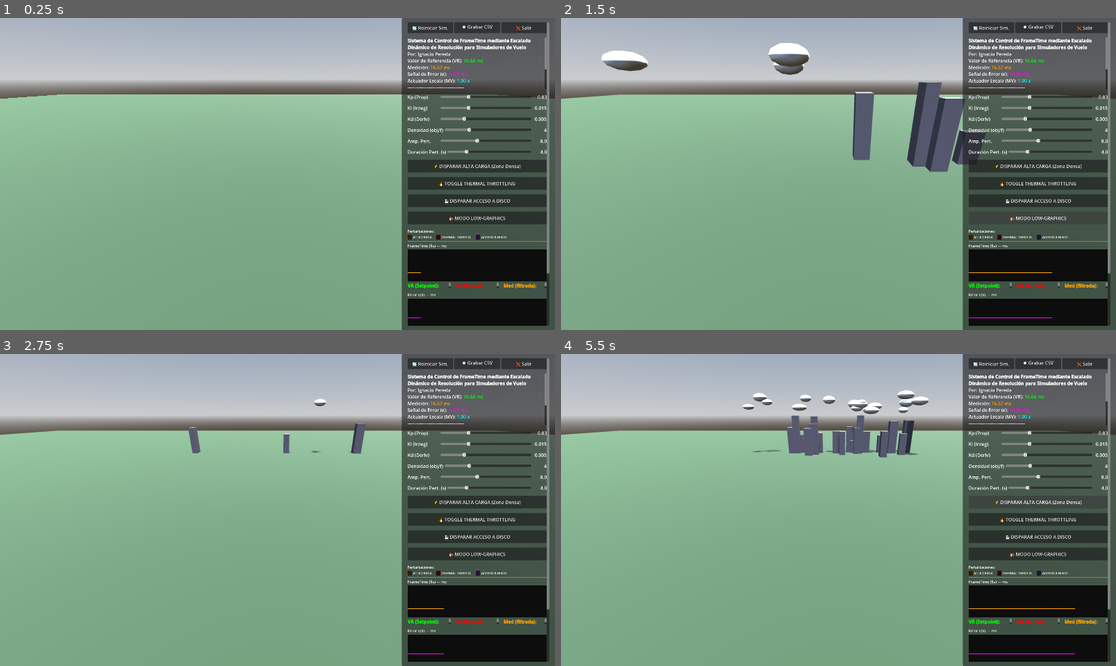
Above: before the commit, frames 1-4 (two rows, left to right).
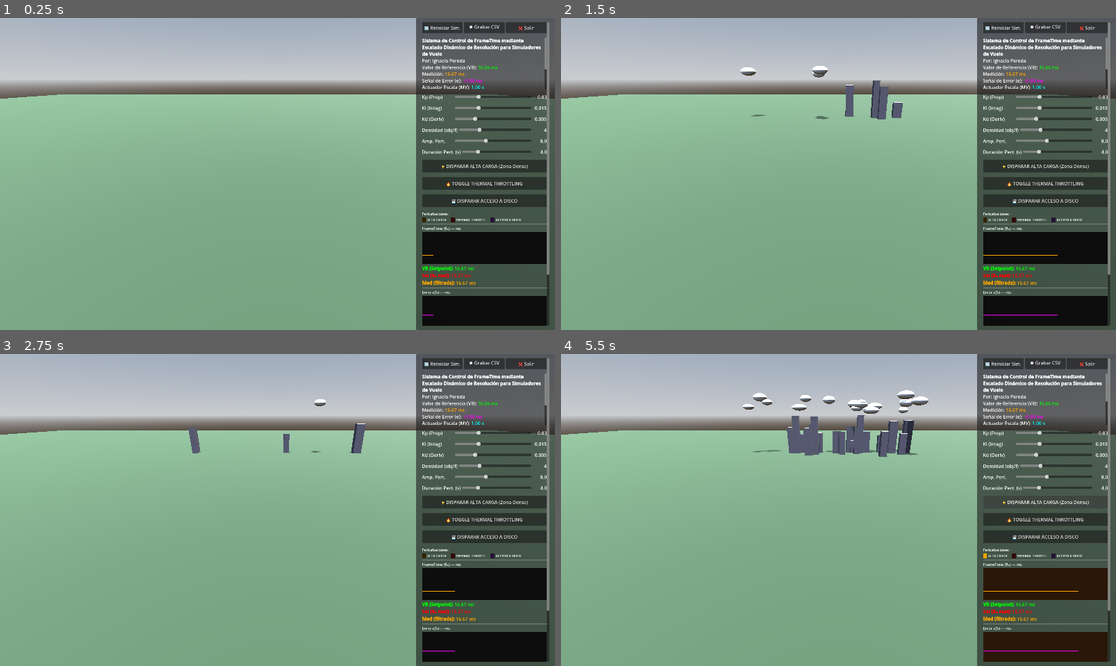
Above: after the commit, the same moments.

Repository: ignacioperedah/Frametime-PID-Simulator
Game: Godot game, scene res://sistema_drs.tscn
Two runs of this game, one before a commit and one after it. Both use one fixed random seed, a clock stepped at 60 frames per second and the inputs below.
Inputs (mouse positions are in pixels of both pictures, inside the frame that each line leads up to):
- Up to frame 1 (0.25 s): no input
- Up to frame 2 (1.5 s): click (1038, 217) at 0.5 s, where only the run before the commit has a clickable "🐌 MODO LOW-GRAPHICS"; click (1038, 217) at 1.25 s, where only the run before the commit has a clickable "🐌 LOW-GRAPHICS: ACTIVO ✔"
- Up to frame 3 (2.75 s): click "🔄 Reiniciar Sim." at 2 s
- Up to frame 4 (5.5 s): click "🔄 Reiniciar Sim." at 2.75 s; click "🔄 Reiniciar Sim." at 3.5 s; click "⏺ Grabar CSV" at 4.25 s; click "⚡ DISPARAR ALTA CARGA (Zona D…" at 5 s

The runs differ from the first frame. In frame 1, 8.7% of the frame differs, in the area x 72-99%, y 0-100%; in frame 2, 13%, in the area x 0-99%, y 0-100%; in frame 3, 8.9%; in frame 4, 12%.

Commit message:
Última Versión?

Diff:
--- a/MultiOsciloscopio.gd
+++ b/MultiOsciloscopio.gd
@@ -1,23 +1,17 @@
 extends VBoxContainer
 
 # ==========================================================
-# MULTI-OSCILOSCOPIO — versión con paneles separados
+# MULTI-OSCILOSCOPIO
 # ==========================================================
-# Cambios respecto de la versión anterior:
-#  1) En vez de un único canvas con las 6 variables superpuestas
-#     (compartiendo el mismo lienzo aunque cada una tenga su propia
-#     escala interna), ahora cada grupo de variables tiene su PROPIO
-#     panel/canvas, con su propio eje vertical. Se agrupó FrameTime
-#     (VR/Sal/Med) en un panel porque comparten unidad (ms) y tiene
-#     sentido verlas superpuestas; Error y Actuador quedaron en
-#     paneles propios porque sus escalas no son comparables entre sí
-#     ni con el FrameTime.
-#  2) Se agregó una fila de indicadores tipo LED que se "encienden"
-#     (cambian de color apagado a color vivo) en el instante exacto
-#     en que cada perturbación pasa a estar activa, y el fondo de
-#     los tres paneles se tiñe de un tono cálido mientras cualquier
-#     perturbación esté activa — así la perturbación queda marcada
-#     visualmente en el propio osciloscopio, no solo en el HMI de texto.
+# Tres paneles independientes, cada uno con su propio eje vertical:
+#   - FrameTime (VR/Sal/Med): comparten unidad (ms), se grafican
+#     superpuestos en el mismo panel.
+#   - Error: panel propio, con su propio rango (puede ser negativo).
+#   - Actuador (escala de render s(k)): panel propio, rango [0.4, 1.1] x.
+# Además, una fila de indicadores tipo LED —uno por cada perturbación—
+# se enciende en el instante en que esa perturbación pasa a estar
+# activa, y el fondo de los tres paneles se tiñe de un tono cálido
+# mientras cualquier perturbación esté activa.
 # ==========================================================
 
 var max_puntos = 150
@@ -101,8 +95,8 @@
 		add_child(pantalla)
 		pantallas[panel_idx] = pantalla
 
-		var leyenda = HBoxContainer.new()
-		leyenda.add_theme_constant_override("separation", 16)
+		var leyenda = VBoxContainer.new()
+		leyenda.add_theme_constant_override("separation", 2)
 		add_child(leyenda)
 
 		for key in conf.vars:
@@ -116,7 +110,11 @@
 
 			var lbl = RichTextLabel.new()
 			lbl.bbcode_enabled = true
-			lbl.custom_minimum_size = Vector2(150, 22)
+			lbl.fit_content = true
+			lbl.scroll_active = false
+			lbl.autowrap_mode = TextServer.AUTOWRAP_OFF
+			lbl.size_flags_horizontal = Control.SIZE_EXPAND_FILL
+			lbl.custom_minimum_size = Vector2(0, 22)
 			leyenda.add_child(lbl)
 			labels[key] = lbl
 
--- a/SistemaDRS.gd
+++ b/SistemaDRS.gd
@@ -16,9 +16,8 @@
 var cant_obj_cada_instancia: int = 4 # Densidad nominal de objetos instanciados
 
 # ==========================================
-# MODO LOW-GRAPHICS (para hardware limitado)
-# ==========================================
-var modo_low_graphics: bool = false
+# CONFIGURACIÓN GRÁFICA (fija — hardware de referencia)
+# ==========================================
 var distancia_horizonte: float = 500.0
 var segmentos_esfera_base: int = 32
 var anillos_esfera_base: int = 16
@@ -82,7 +81,6 @@
 # Referencias
 var label_stats: RichTextLabel
 var osc_rect: VBoxContainer
-var btn_low_graphics: Button
 @onready var camara = $Camera3D
 
 func _ready():
@@ -261,7 +259,7 @@
 	if label_stats and osc_rect:
 		_actualizar_hmi_texto()
 		var perturbaciones_activas = {
-			"geo": p_activa,
+			"geo": p_programada_en_horizonte,
 			"thermal": thermal_throttling,
 			"disco": stall_activo
 		}
@@ -315,39 +313,12 @@
 		instancia.position = Vector3(randf_range(-200, 200), randf_range(90, 120), z_pos)
 		instancia.set_surface_override_material(0, mat_esfera_compartida)
 
-	instancia.cast_shadow = GeometryInstance3D.SHADOW_CASTING_SETTING_OFF if modo_low_graphics else GeometryInstance3D.SHADOW_CASTING_SETTING_ON
+	instancia.cast_shadow = GeometryInstance3D.SHADOW_CASTING_SETTING_ON
 	nodo_ciudad.add_child(instancia)
 
 # ==========================================
-# MODO LOW-GRAPHICS Y UI
-# ==========================================
-func _aplicar_modo_grafico(activar: bool):
-	modo_low_graphics = activar
-	luz_sol.shadow_enabled = not activar
-	if entorno.environment:
-		entorno.environment.fog_enabled = not activar
-
-	get_viewport().msaa_3d = Viewport.MSAA_DISABLED if activar else Viewport.MSAA_2X
-	distancia_horizonte = 220.0 if activar else 500.0
-
-	if activar:
-		segmentos_esfera_base = 10
-		anillos_esfera_base = 5
-		segmentos_esfera_densa = 24
-		anillos_esfera_densa = 12
-	else:
-		segmentos_esfera_base = 32
-		anillos_esfera_base = 16
-		segmentos_esfera_densa = 128
-		anillos_esfera_densa = 64
-
-	DisplayServer.window_set_vsync_mode(DisplayServer.VSYNC_DISABLED if activar else DisplayServer.VSYNC_ENABLED)
-
-	if btn_low_graphics:
-		btn_low_graphics.text = "🐌 LOW-GRAPHICS: ACTIVO ✔" if activar else "🐌 MODO LOW-GRAPHICS"
-
-func _on_toggle_low_graphics():
-	_aplicar_modo_grafico(!modo_low_graphics)
+# INTERFAZ
+# ==========================================
 
 func _construir_interfaz_dinamica():
 	var canvas = CanvasLayer.new()
@@ -454,12 +425,6 @@
 	btn_stall.pressed.connect(_on_disparar_stall_disco)
 	vbox.add_child(btn_stall)
 
-	btn_low_graphics = Button.new()
-	btn_low_graphics.text = "🐌 MODO LOW-GRAPHICS"
-	btn_low_graphics.custom_minimum_size = Vector2(0, 45)
-	btn_low_graphics.pressed.connect(_on_toggle_low_graphics)
-	vbox.add_child(btn_low_graphics)
-
 	osc_rect = VBoxContainer.new()
 	osc_rect.size_flags_vertical = Control.SIZE_EXPAND_FILL
 	osc_rect.set_script(load("res://MultiOsciloscopio.gd"))
@@ -482,7 +447,6 @@
 	txt += "Zona de Perturbación: %s\n" % ("[color=yellow]ATRAVESANDO[/color]" if p_activa else "Despejado")
 	txt += "Thermal Throttling: %s\n" % ("[color=red]ACTIVO[/color]" if thermal_throttling else "Inactivo")
 	txt += "Acceso a Disco: %s\n" % ("[color=#bf5fff]ACTIVO[/color]" if stall_activo else "Inactivo")
-	txt += "Modo Low-Graphics: %s\n" % ("[color=cyan]ACTIVO[/color]" if modo_low_graphics else "Inactivo")
 
 	if grabando_csv:
 		txt += "\n[color=green]► GRABANDO DATOS TELEMÉTRICOS (%.1f s)[/color]" % tiempo_absoluto
